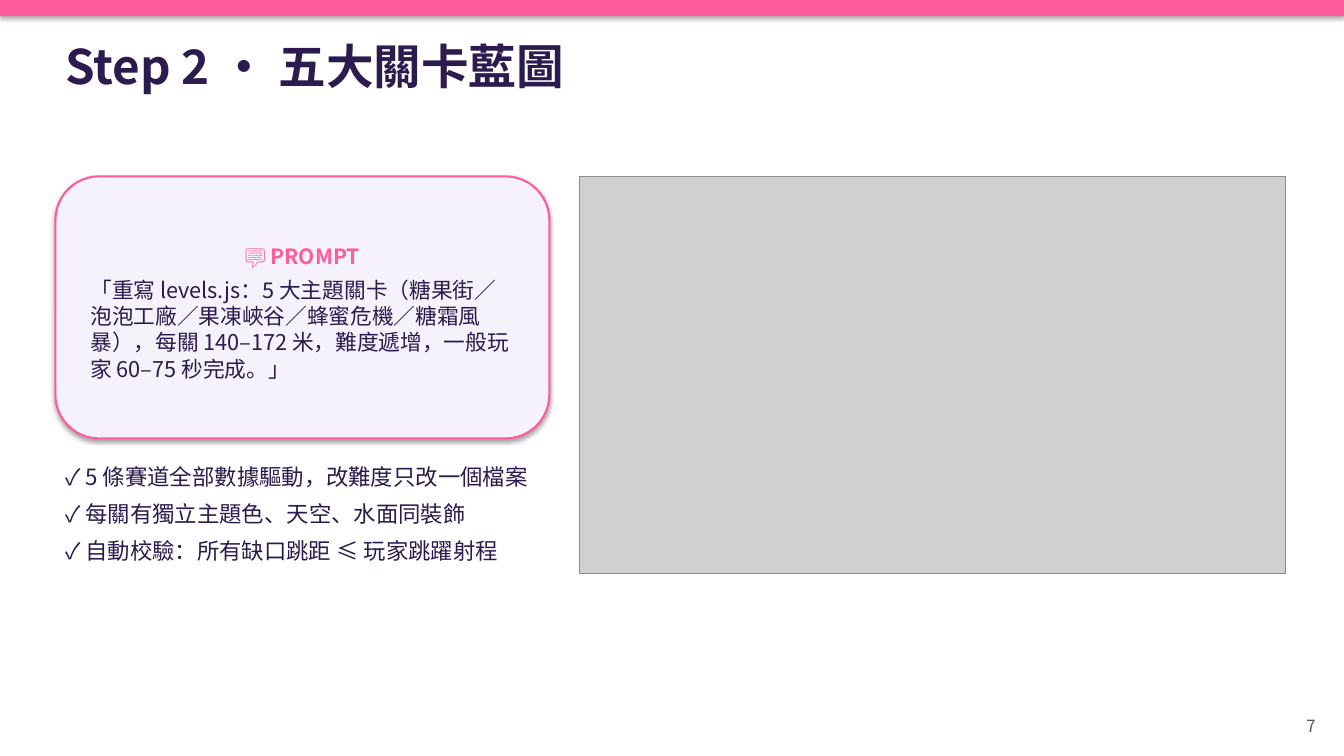
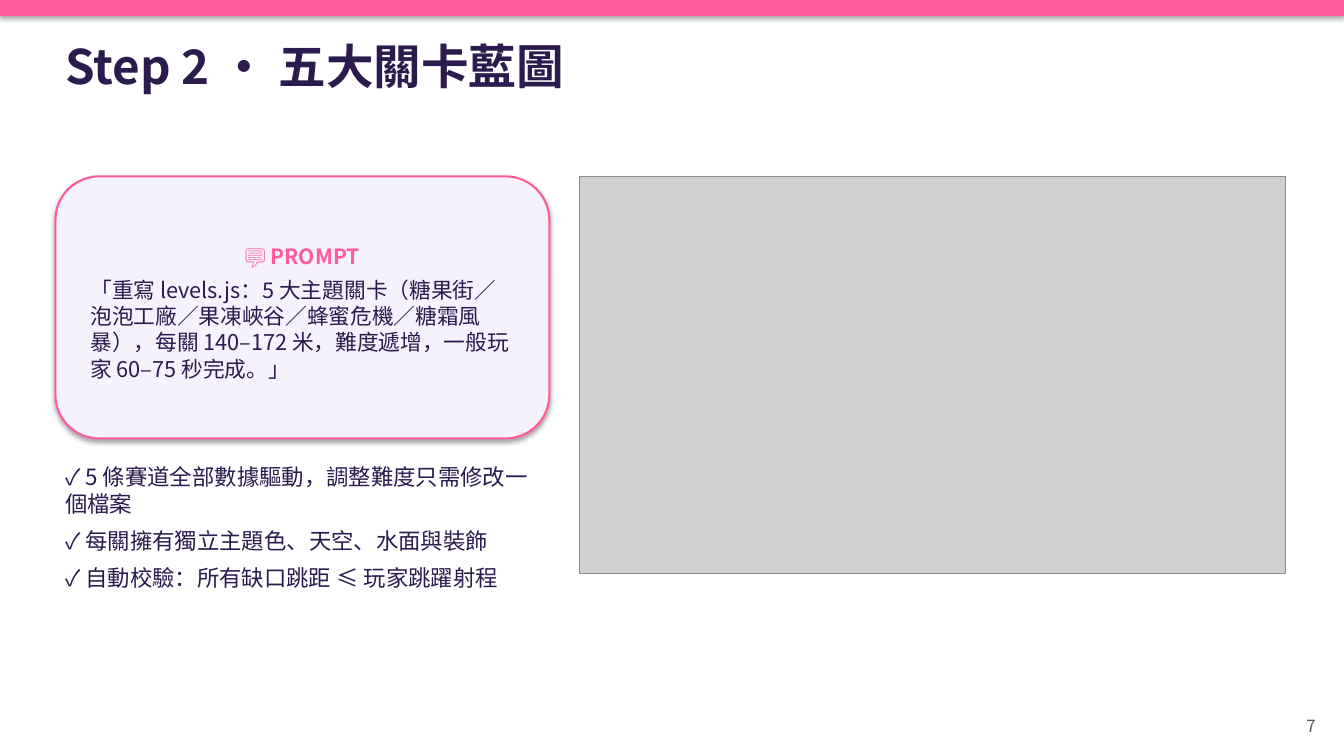
Before and after one commit to chengkaho98-svg/Mini3Dgame, a slide deck: slide 7 of 糖糖大亂鬥_AI開發Playbook.pptx. Drawn at 1344x756 pixels with LibreOffice and Linux fonts; fonts in the diff are those of the drawing; grey boxes stand for pictures. Boxes give left, top, right and bottom in pixels: in the first picture for what was removed or moved away, otherwise in the second. Text is boxed around its words. In the diff, an @@ line names an element or a change of style, - is before the commit and + after.

```diff
--- a/糖糖大亂鬥_AI開發Playbook.pptx
+++ b/糖糖大亂鬥_AI開發Playbook.pptx
@@ text at box(65, 466, 527, 551): text changed @@
-✓ 5 條賽道全部數據驅動，改難度只改一個檔案
-✓ 每關有獨立主題色、天空、水面同裝飾
+✓ 5 條賽道全部數據驅動，調整難度只需修改一個檔案
+✓ 每關擁有獨立主題色、天空、水面與裝飾
```
Also in this commit, not shown: 13 other slides changed, 32 other files.
